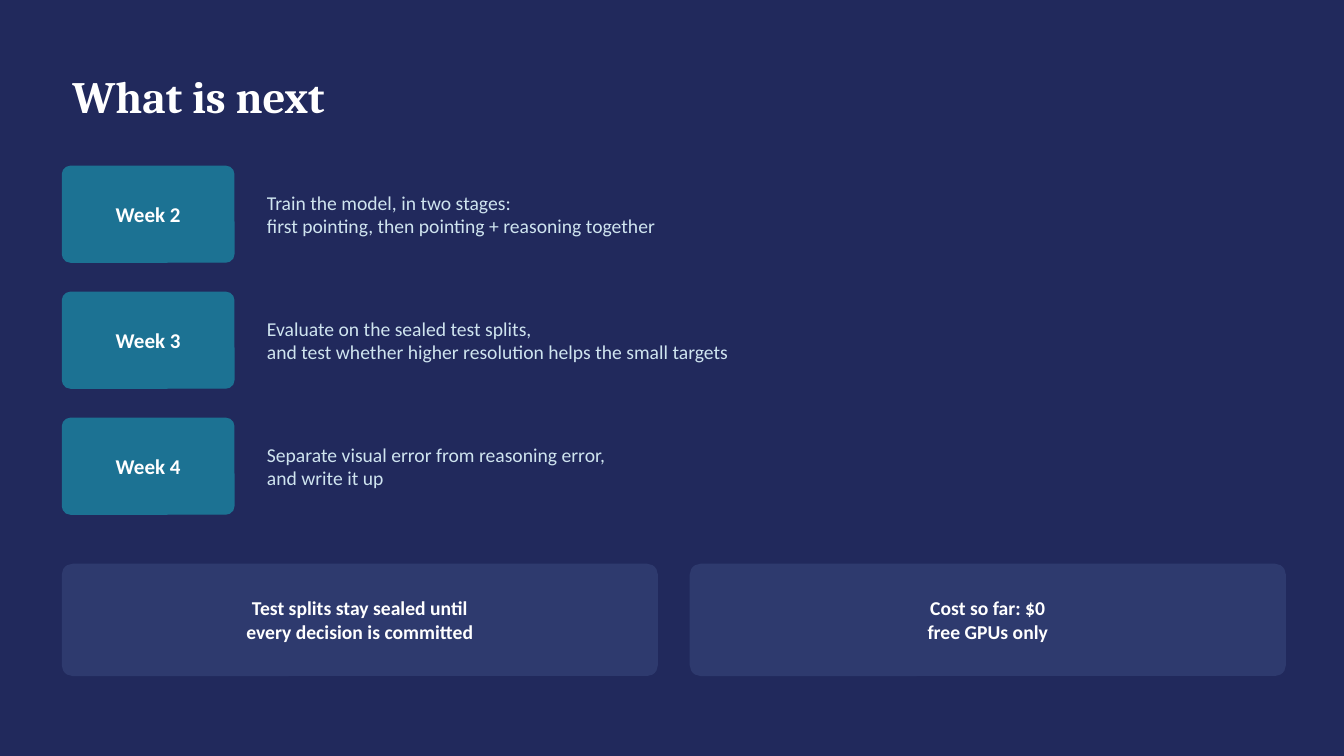
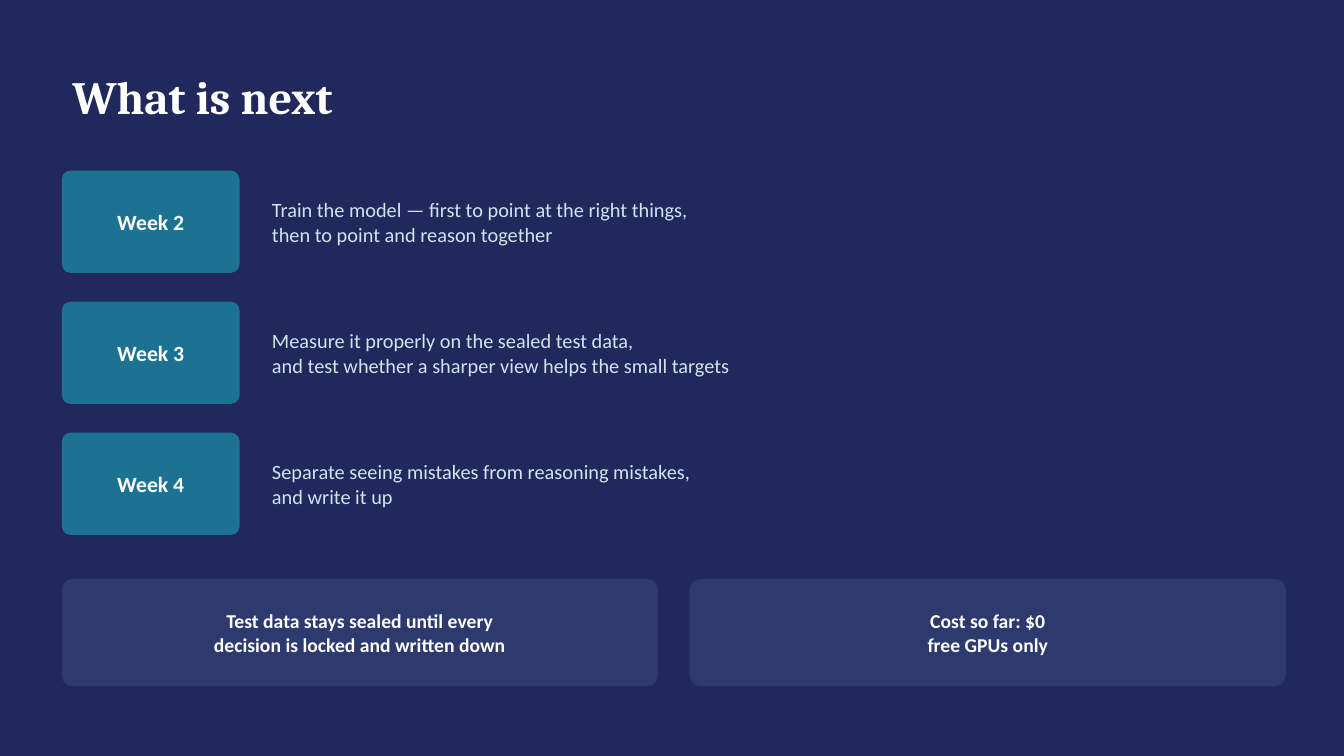
Before and after one commit to Ahmed-Elghazaly/chartqa-dual-target, a slide deck: slide 15 of presentation/ChartQA-Week1.pptx (slide 20 before the commit). Drawn at 1344x756 pixels with LibreOffice and Linux fonts; fonts in the diff are those of the drawing. Boxes give left, top, right and bottom in pixels: in the first picture for what was removed or moved away, otherwise in the second. Text is boxed around its words. In the diff, an @@ line names an element or a change of style, - is before the commit and + after.

```diff
--- a/presentation/ChartQA-Week1.pptx
+++ b/presentation/ChartQA-Week1.pptx
@@ text "What is next" at box(72, 82, 333, 115): size 32 to 33 pt @@
@@ rounded rectangle: place and size @@
-rounded rectangle at box(63, 166, 234, 262)
+rounded rectangle at box(63, 171, 239, 272)
@@ text at box(272, 203, 687, 246): text changed; size 14 to 14.5 pt @@
-Train the model, in two stages:
-first pointing, then pointing + reasoning together
+Train the model — first to point at the right things,
+then to point and reason together
@@ text "Week 3": place and size @@
-text "Week 3" at box(116, 333, 181, 348)
+text "Week 3" at box(117, 345, 184, 361)
@@ rounded rectangle: place and size @@
-rounded rectangle at box(63, 292, 234, 388)
+rounded rectangle at box(63, 302, 239, 403)
@@ text at box(272, 334, 729, 377): text changed; size 14 to 14.5 pt @@
-Evaluate on the sealed test splits,
-and test whether higher resolution helps the small targets
+Measure it properly on the sealed test data,
+and test whether a sharper view helps the small targets
@@ size 15 to 15.5 pt in 3 elements at box(117, 214, 184, 230), box(117, 345, 184, 361), box(117, 476, 184, 492) @@
@@ text "Week 4": place and size @@
-text "Week 4" at box(116, 459, 181, 474)
+text "Week 4" at box(117, 476, 184, 492)
@@ proportions changed in 5 elements at box(63, 580, 657, 686), box(691, 580, 1286, 686), box(63, 171, 239, 272), box(63, 302, 239, 403), box(63, 434, 239, 534) @@
@@ rounded rectangle: place and size @@
-rounded rectangle at box(63, 418, 234, 514)
+rounded rectangle at box(63, 434, 239, 534)
@@ text "Separate seeing mistakes from reasoning ...": place and size @@
-text "Separate seeing mistakes from reasoning ..." at box(267, 448, 606, 488)
+text "Separate seeing mistakes from reasoning ..." at box(272, 465, 690, 508)
@@ text at box(272, 465, 690, 483): text changed; size 14 to 14.5 pt @@
-Separate visual error from reasoning error,
+Separate seeing mistakes from reasoning mistakes,
@@ text at box(272, 490, 392, 508): size 14 to 14.5 pt in "and write it up" @@
@@ rounded rectangle: place and size @@
-rounded rectangle at box(63, 565, 657, 676)
+rounded rectangle at box(63, 580, 657, 686)
@@ text "Cost so far: $0": place and size @@
-text "Cost so far: $0" at box(928, 601, 1048, 642)
+text "Cost so far: $0" at box(928, 614, 1048, 655)
@@ rounded rectangle: place and size @@
-rounded rectangle at box(691, 565, 1286, 676)
+rounded rectangle at box(691, 580, 1286, 686)
@@ text at box(214, 614, 505, 652): text changed @@
-Test splits stay sealed until
-every decision is committed
+Test data stays sealed until every
+decision is locked and written down
```
Also in this commit, not shown: 4 other slides changed, 9 slides added, 14 slides removed, 7 other files.
